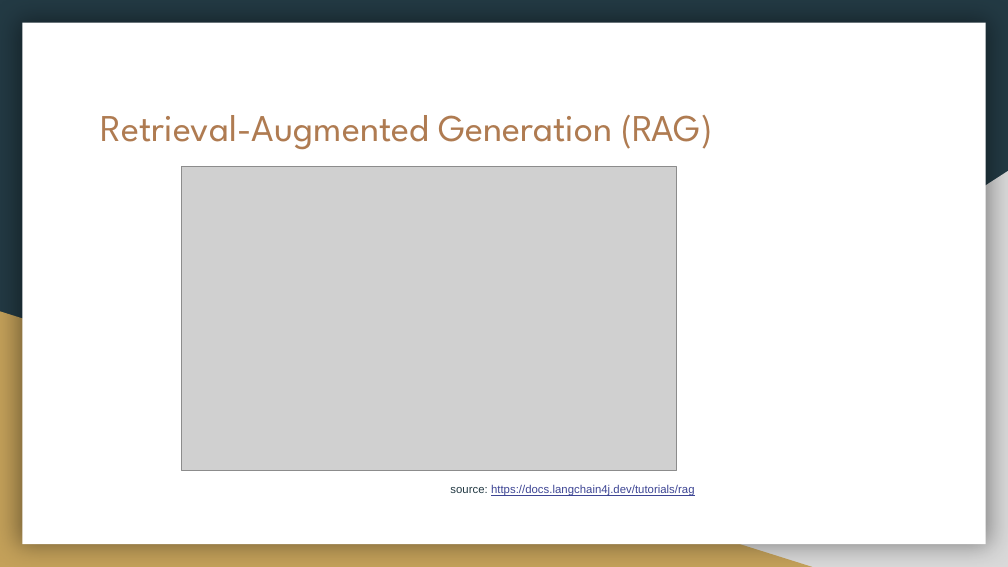
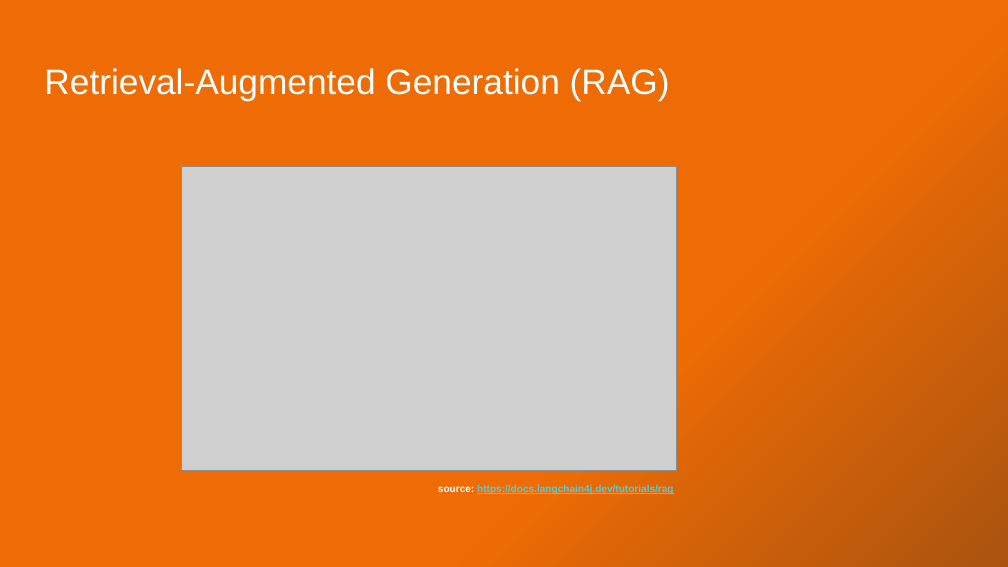
Before and after one commit to xkondix/aiSandbox-JAVA-SPIRNG, a slide deck: slide 20 of assets/LangChain4j with Spring Boot.pptx (slide 19 before the commit). Drawn at 1008x567 pixels with LibreOffice and Linux fonts; fonts in the diff are those of the drawing; grey boxes stand for pictures. Boxes give left, top, right and bottom in pixels: in the first picture for what was removed or moved away, otherwise in the second. Text is boxed around its words. In the diff, an @@ line names an element or a change of style, - is before the commit and + after.

```diff
--- a/assets/LangChain4j with Spring Boot.pptx
+++ b/assets/LangChain4j with Spring Boot.pptx
@@ background #233A44 to gradient #EF6C04 to #A9530F @@
@@ rectangle removed at [22, 23, 986, 544] @@
@@ title "Retrieval-Augmented Generation (RAG)": place and size @@
-title "Retrieval-Augmented Generation (RAG)" at [100, 115, 712, 150]
+title "Retrieval-Augmented Generation (RAG)" at [44, 68, 670, 100]
@@ title "Retrieval-Augmented Generation (RAG)" at [44, 68, 670, 100]: size 27 to 25.2 pt, font League Spartan to Arial, text colour #AF7B51 to #FFFFFF @@
@@ right triangle removed at [395, 171, 1008, 567] @@
@@ right triangle removed at [0, 311, 812, 567] @@
@@ text "source: https://docs.langchain4j.dev/tutorials/rag": place and size @@
-text "source: https://docs.langchain4j.dev/tutorials/rag" at [450, 485, 695, 496]
+text "source: https://docs.langchain4j.dev/tutorials/rag" at [438, 484, 673, 494]
@@ text "source: https://docs.langchain4j.dev/tutorials/rag" at [438, 484, 673, 494]: size 8.1 to 7.2 pt, bold on; text colour #233A44 to #FFFFFF in "source:"; text colour #3D4594 to #4DD0E1 in "https://docs.langchain4j.dev/tutorials/rag" @@
```
Also in this commit, not shown: 18 other slides changed, 21 slides added, 7 slides removed, 8 other files.
